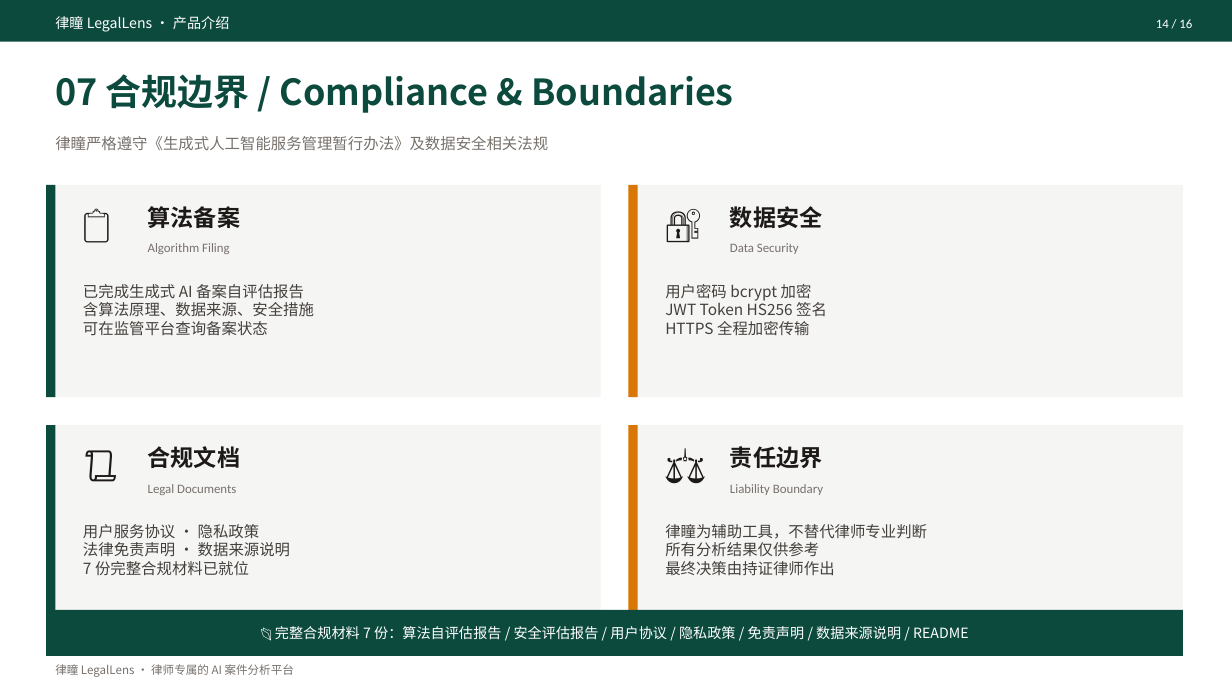
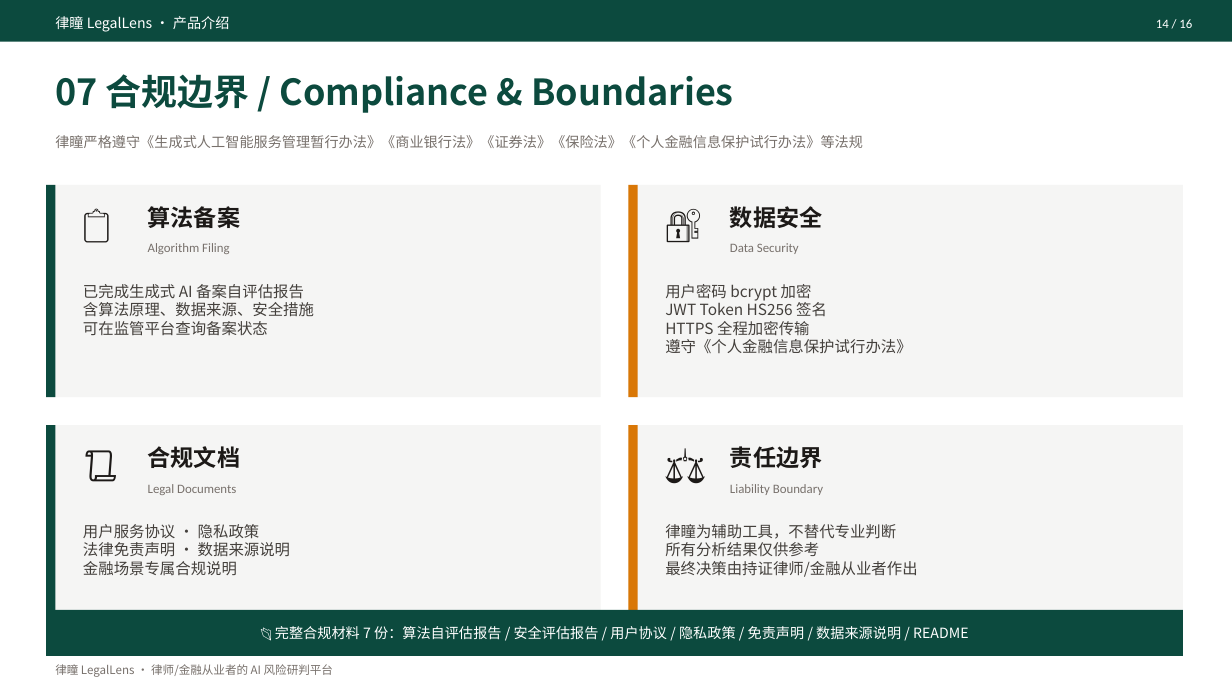
Before and after one commit to A-yiren/legal-lens, a slide deck: slide 14 of docs/律瞳-LegalLens-产品介绍.pptx. Drawn at 1232x693 pixels with LibreOffice and Linux fonts; fonts in the diff are those of the drawing. Boxes give left, top, right and bottom in pixels: in the first picture for what was removed or moved away, otherwise in the second. Text is boxed around its words. In the diff, an @@ line names an element or a change of style, - is before the commit and + after.

Commit message:
docs: 16 页 PPT 金融版 (GOAI AI+金融 赛道) + 简介改 485 汉字 + 改前端示例案情

```diff
--- a/docs/律瞳-LegalLens-产品介绍.pptx
+++ b/docs/律瞳-LegalLens-产品介绍.pptx
@@ text at [55, 135, 863, 148]: text changed; size 12 to 11 pt @@
-律瞳严格遵守《生成式人工智能服务管理暂行办法》及数据安全相关法规
+律瞳严格遵守《生成式人工智能服务管理暂行办法》《商业银行法》《证券法》《保险法》《个人金融信息保护试行办法》等法规
@@ text at [665, 284, 911, 354]: text changed @@
-用户密码 bcrypt 加密
-JWT Token HS256 签名
-HTTPS 全程加密传输
+用户密码 bcrypt 加密
+JWT Token HS256 签名
+HTTPS 全程加密传输
+遵守《个人金融信息保护试行办法》
@@ text at [83, 524, 290, 575]: text changed @@
-用户服务协议 · 隐私政策
-法律免责声明 · 数据来源说明
-7 份完整合规材料已就位
+用户服务协议 · 隐私政策
+法律免责声明 · 数据来源说明
+金融场景专属合规说明
@@ text at [665, 524, 917, 577]: text changed @@
-律瞳为辅助工具，不替代律师专业判断
-所有分析结果仅供参考
-最终决策由持证律师作出
+律瞳为辅助工具，不替代专业判断
+所有分析结果仅供参考
+最终决策由持证律师/金融从业者作出
@@ text at [55, 664, 333, 677]: text changed @@
-律瞳 LegalLens · 律师专属的 AI 案件分析平台
+律瞳 LegalLens · 律师/金融从业者的 AI 风险研判平台
```
Also in this commit, not shown: 15 other slides changed, 19 other files.
